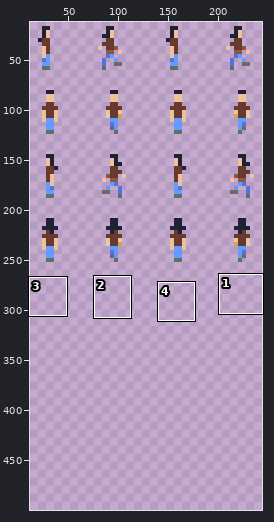
A pixel-art file gets an edit: src/images/peasant.aseprite. The first picture is a wide view before the edit; the outline marks the close-up.
Close-up. Earlier state:
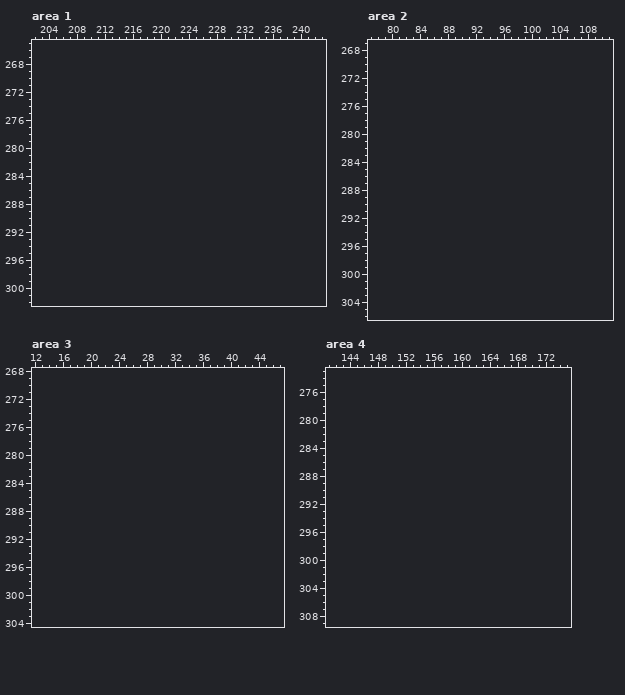
256x256 pixels, 1 frame. Shown: area 1: x 202..243, y 265..302; area 2: x 77..111, y 267..306; area 3: x 12..47, y 268..304; area 4: x 141..175, y 273..309. The old version is drawn lined up with the new one, on the new canvas. The wide view leaves out empty margins. The commit also changed other parts of the picture, which this record leaves out.
After:
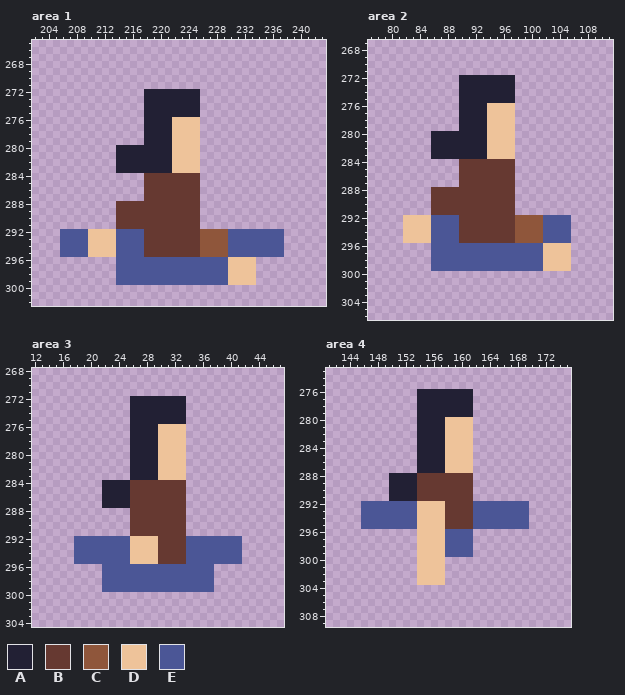
Palette (. is transparent): A #222034  B #663931  C #8f563b  D #eec39a  E #4b5696
From old to new:
canvas 256x256 -> 256x512
Changed rows in their new state; - is an unchanged pixel.
Area 1:
first column x 206:
272 ------------AAAAAAAA------------
273 ------------AAAAAAAA------------
274 ------------AAAAAAAA------------
275 ------------AAAAAAAA------------
276 ------------AAAADDDD------------
277 ------------AAAADDDD------------
278 ------------AAAADDDD------------
279 ------------AAAADDDD------------
280 --------AAAAAAAADDDD------------
281 --------AAAAAAAADDDD------------
282 --------AAAAAAAADDDD------------
283 --------AAAAAAAADDDD------------
284 ------------BBBBBBBB------------
285 ------------BBBBBBBB------------
286 ------------BBBBBBBB------------
287 ------------BBBBBBBB------------
288 --------BBBBBBBBBBBB------------
289 --------BBBBBBBBBBBB------------
290 --------BBBBBBBBBBBB------------
291 --------BBBBBBBBBBBB------------
292 EEEEDDDDEEEEBBBBBBBBCCCCEEEEEEEE
293 EEEEDDDDEEEEBBBBBBBBCCCCEEEEEEEE
294 EEEEDDDDEEEEBBBBBBBBCCCCEEEEEEEE
295 EEEEDDDDEEEEBBBBBBBBCCCCEEEEEEEE
296 --------EEEEEEEEEEEEEEEEDDDD----
297 --------EEEEEEEEEEEEEEEEDDDD----
298 --------EEEEEEEEEEEEEEEEDDDD----
299 --------EEEEEEEEEEEEEEEEDDDD----
Area 2:
first column x 82:
272 --------AAAAAAAA--------
273 --------AAAAAAAA--------
274 --------AAAAAAAA--------
275 --------AAAAAAAA--------
276 --------AAAADDDD--------
277 --------AAAADDDD--------
278 --------AAAADDDD--------
279 --------AAAADDDD--------
280 ----AAAAAAAADDDD--------
281 ----AAAAAAAADDDD--------
282 ----AAAAAAAADDDD--------
283 ----AAAAAAAADDDD--------
284 --------BBBBBBBB--------
285 --------BBBBBBBB--------
286 --------BBBBBBBB--------
287 --------BBBBBBBB--------
288 ----BBBBBBBBBBBB--------
289 ----BBBBBBBBBBBB--------
290 ----BBBBBBBBBBBB--------
291 ----BBBBBBBBBBBB--------
292 DDDDEEEEBBBBBBBBCCCCEEEE
293 DDDDEEEEBBBBBBBBCCCCEEEE
294 DDDDEEEEBBBBBBBBCCCCEEEE
295 DDDDEEEEBBBBBBBBCCCCEEEE
296 ----EEEEEEEEEEEEEEEEDDDD
297 ----EEEEEEEEEEEEEEEEDDDD
298 ----EEEEEEEEEEEEEEEEDDDD
299 ----EEEEEEEEEEEEEEEEDDDD
Area 3:
first column x 18:
272 --------AAAAAAAA--------
273 --------AAAAAAAA--------
274 --------AAAAAAAA--------
275 --------AAAAAAAA--------
276 --------AAAADDDD--------
277 --------AAAADDDD--------
278 --------AAAADDDD--------
279 --------AAAADDDD--------
280 --------AAAADDDD--------
281 --------AAAADDDD--------
282 --------AAAADDDD--------
283 --------AAAADDDD--------
284 ----AAAABBBBBBBB--------
285 ----AAAABBBBBBBB--------
286 ----AAAABBBBBBBB--------
287 ----AAAABBBBBBBB--------
288 --------BBBBBBBB--------
289 --------BBBBBBBB--------
290 --------BBBBBBBB--------
291 --------BBBBBBBB--------
292 EEEEEEEEDDDDBBBBEEEEEEEE
293 EEEEEEEEDDDDBBBBEEEEEEEE
294 EEEEEEEEDDDDBBBBEEEEEEEE
295 EEEEEEEEDDDDBBBBEEEEEEEE
296 ----EEEEEEEEEEEEEEEE----
297 ----EEEEEEEEEEEEEEEE----
298 ----EEEEEEEEEEEEEEEE----
299 ----EEEEEEEEEEEEEEEE----
Area 4:
first column x 146:
276 --------AAAAAAAA--------
277 --------AAAAAAAA--------
278 --------AAAAAAAA--------
279 --------AAAAAAAA--------
280 --------AAAADDDD--------
281 --------AAAADDDD--------
282 --------AAAADDDD--------
283 --------AAAADDDD--------
284 --------AAAADDDD--------
285 --------AAAADDDD--------
286 --------AAAADDDD--------
287 --------AAAADDDD--------
288 ----AAAABBBBBBBB--------
289 ----AAAABBBBBBBB--------
290 ----AAAABBBBBBBB--------
291 ----AAAABBBBBBBB--------
292 EEEEEEEEDDDDBBBBEEEEEEEE
293 EEEEEEEEDDDDBBBBEEEEEEEE
294 EEEEEEEEDDDDBBBBEEEEEEEE
295 EEEEEEEEDDDDBBBBEEEEEEEE
296 --------DDDDEEEE--------
297 --------DDDDEEEE--------
298 --------DDDDEEEE--------
299 --------DDDDEEEE--------
300 --------DDDD------------
301 --------DDDD------------
302 --------DDDD------------
303 --------DDDD------------
Changed places in both close-ups, as pixel boxes (x1, y1, x2, y2):
added: (60, 89, 284, 285)
added: (403, 75, 571, 271)
added: (74, 396, 242, 592)
added: (361, 389, 529, 585)
